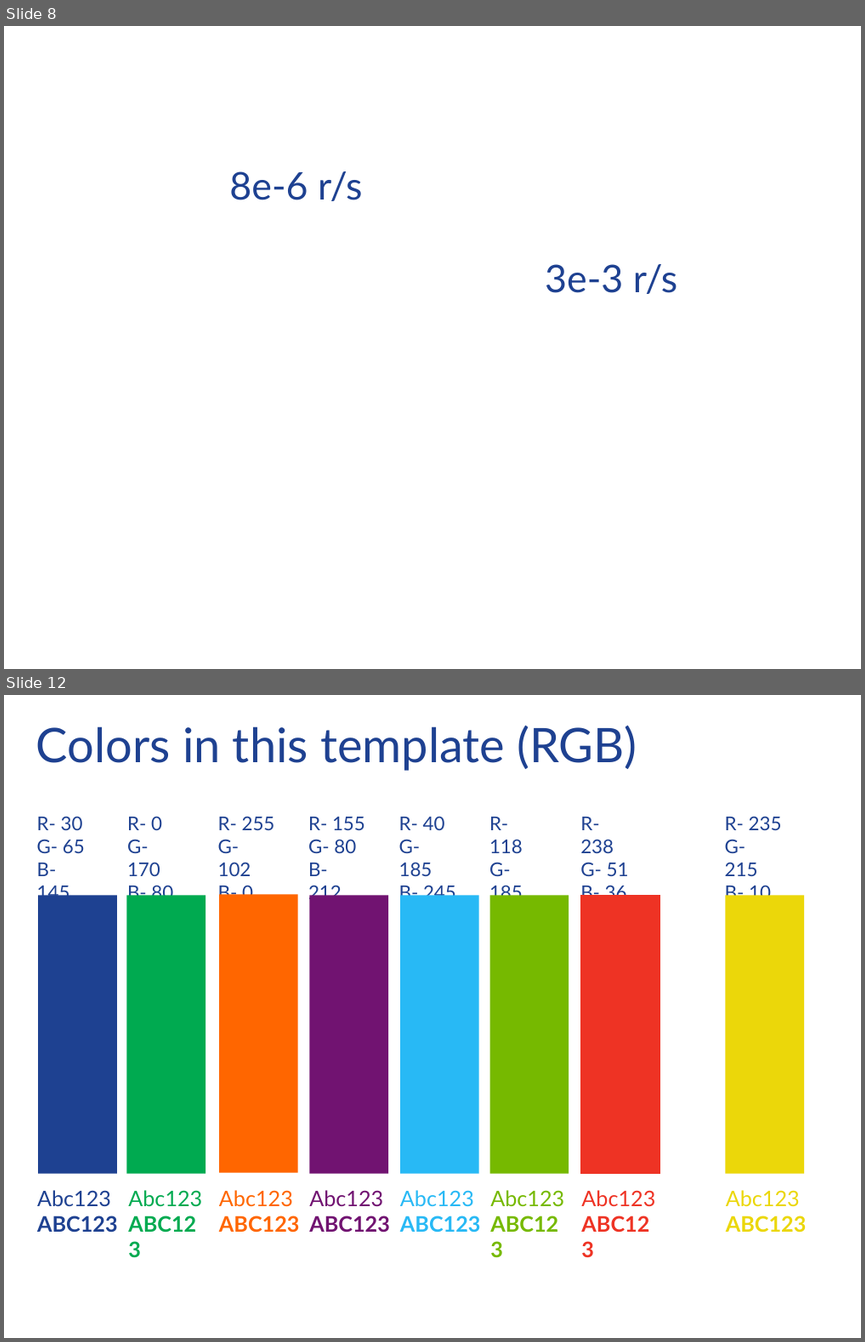
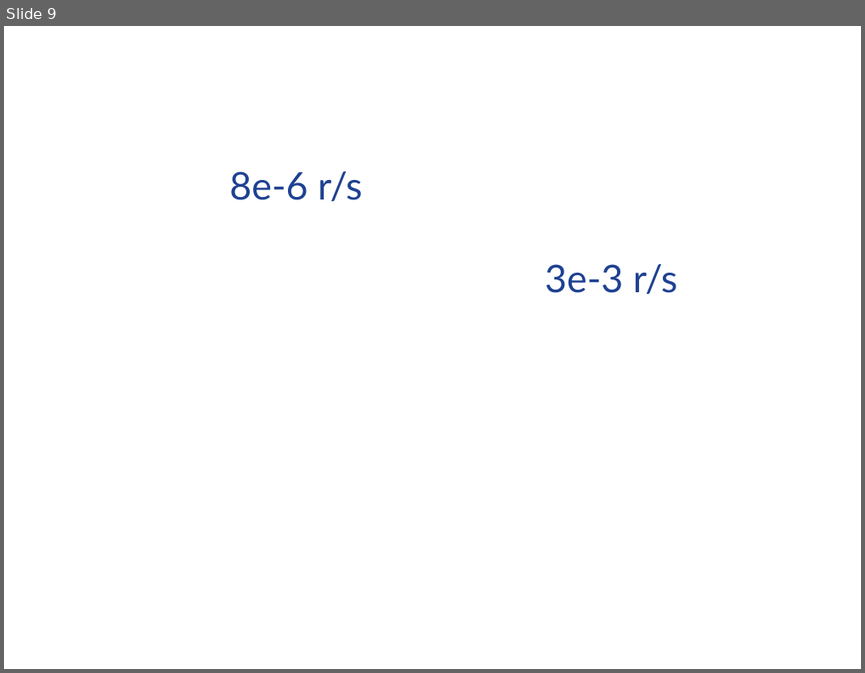
Before and after one commit to davegutz/myThermostat-Particle-Photon, a slide deck: schematics/Thermostat Filtering for Anticipation.pptx. Shown one above the other, each under a label of ours: slides 8 and 12 before the commit, slide 9 after it; the slides between them are not shown. The pictures are 865x1342 and 865x673 pixels, drawn with LibreOffice and Linux fonts; fonts in the diff are those of the drawing; background and template pictures are left out. Boxes give left, top, right and bottom in pixels: in the first picture for what was removed or moved away, otherwise in the second. Text is boxed around its words. In the diff, an @@ line names an element or a change of style, - is before the commit and + after.

```diff
--- a/schematics/Thermostat Filtering for Anticipation.pptx
+++ b/schematics/Thermostat Filtering for Anticipation.pptx
@@ slide 12 removed at <box>4,695,861,1338</box>, background #FFFFFF @@
@@ title removed at <box>36,725,637,771</box> @@
-Colors in this template (RGB)
@@ text removed at <box>37,816,85,903</box> @@
-R- 30
-G- 65
-B- 145
@@ text removed at <box>127,816,173,903</box> @@
-R- 0
-G- 170
-B- 80
@@ text removed at <box>218,816,275,903</box> @@
-R- 255
-G- 102
-B- 0
@@ text removed at <box>308,817,365,903</box> @@
-R- 155
-G- 80
-B- 212
@@ text removed at <box>399,817,456,903</box> @@
-R- 40
-G- 185
-B- 245
@@ text removed at <box>489,817,522,926</box> @@
-R- 118
-G- 185
-B- 0
@@ text removed at <box>580,817,629,903</box> @@
-R- 238
-G- 51
-B- 36
@@ text removed at <box>725,816,782,903</box> @@
-R- 235
-G- 215
-B- 10
@@ rectangle removed at <box>38,896,117,1174</box> @@
@@ rectangle removed at <box>126,896,205,1174</box> @@
@@ rectangle removed at <box>219,895,298,1173</box> @@
@@ rectangle removed at <box>310,896,389,1174</box> @@
@@ rectangle removed at <box>400,896,478,1174</box> @@
@@ rectangle removed at <box>490,896,568,1174</box> @@
@@ rectangle removed at <box>581,896,660,1174</box> @@
@@ rectangle removed at <box>726,896,804,1174</box> @@
@@ text removed at <box>37,1190,202,1207</box> @@
-Abc123
-ABC123
@@ text removed at <box>37,1190,655,1231</box> @@
-Abc123
-ABC123
@@ text removed at <box>219,1190,383,1207</box> @@
-Abc123
-ABC123
@@ text removed at <box>400,1190,564,1207</box> @@
-Abc123
-ABC123
@@ text removed at <box>717,1181,817,1241</box> @@
-Abc123
-ABC123
@@ text removed at <box>726,1190,806,1232</box> @@
-Abc123
-ABC123
@@ text removed at <box>219,1215,390,1232</box> @@
-Abc123
-ABC123
@@ text removed at <box>400,1215,481,1231</box> @@
-Abc123
-ABC123
@@ what was slide 8 is now slide 9 @@
```
Also in this commit, not shown: 2 slides changed, 5 slides added, 7 other slides removed, 1 other file.
